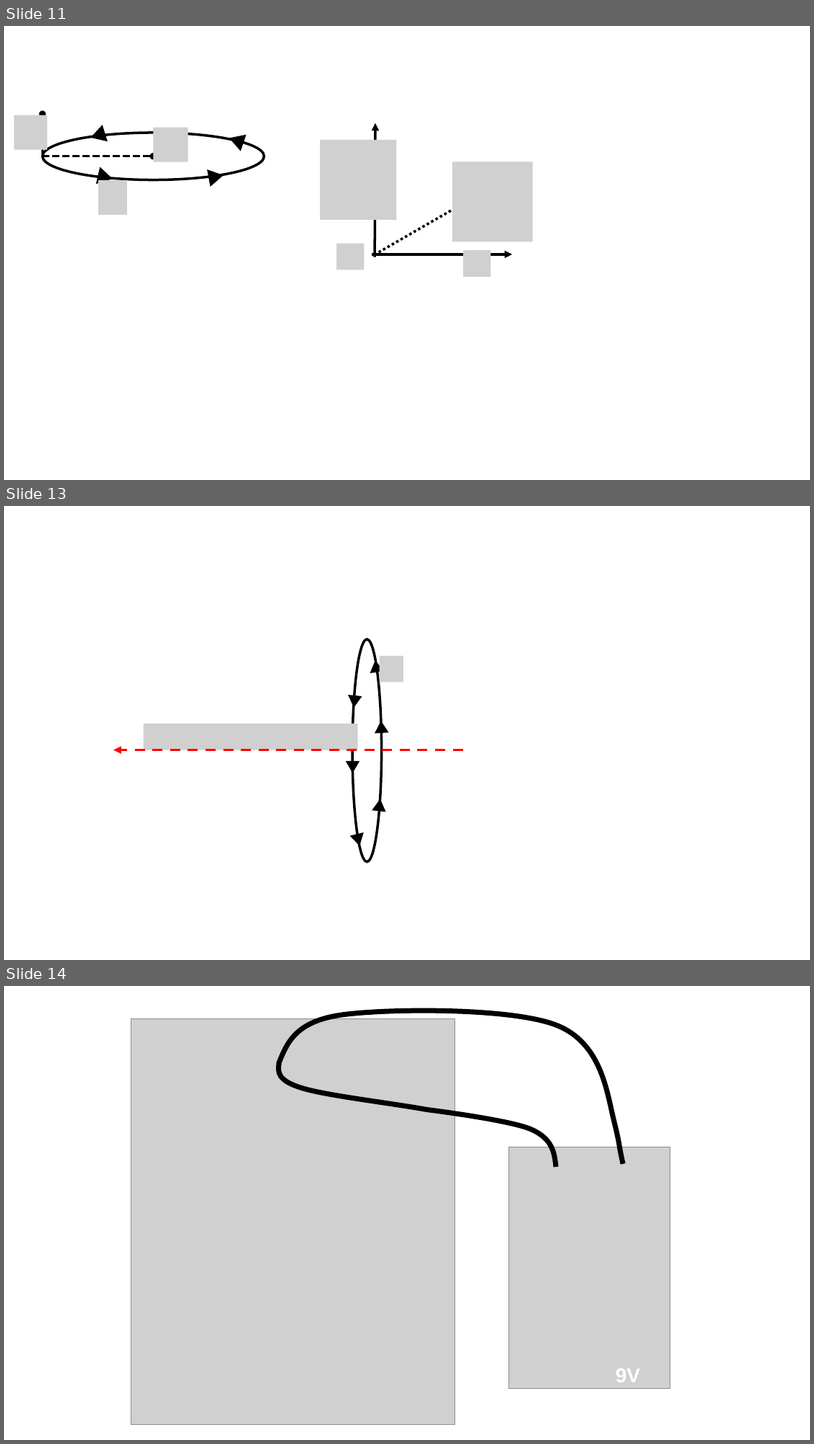
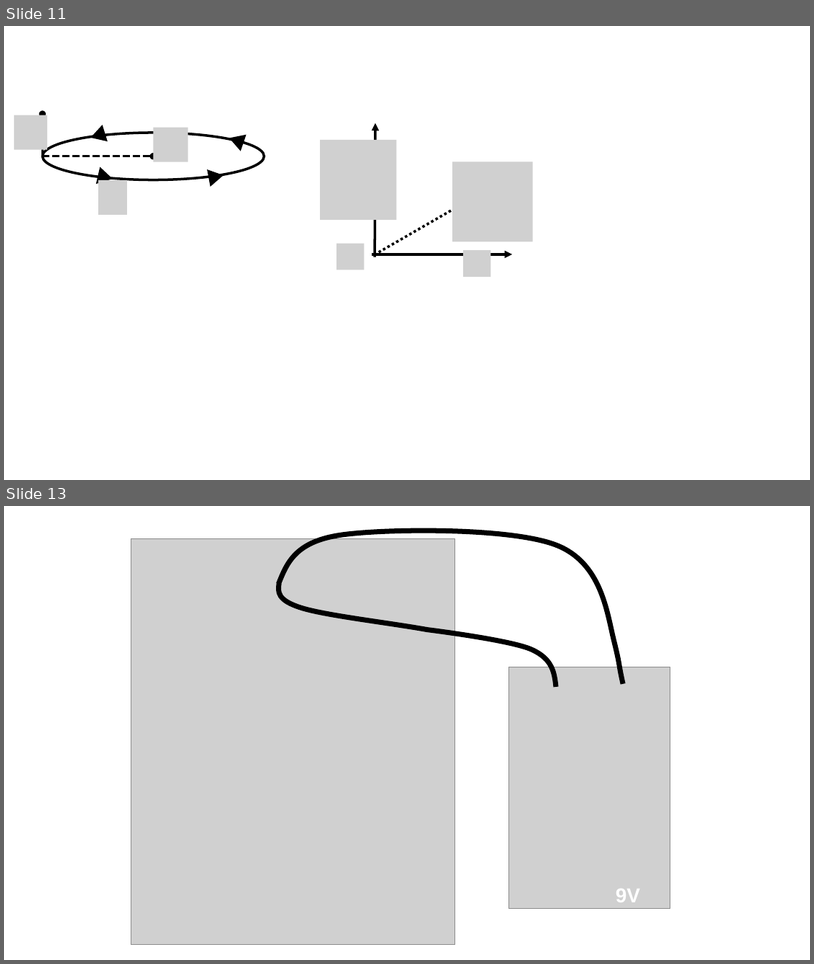
Before and after one commit to OSTP/PhysicsArtofModelling, a slide deck: tex/figures/MagneticSource/Figures.pptx. Shown one above the other, each under a label of ours: slides 11, 13 and 14 before the commit, slides 11 and 13 after it; the slides between them are not shown. The pictures are 814x1444 and 814x964 pixels, drawn with LibreOffice and Linux fonts; fonts in the diff are those of the drawing; grey boxes stand for pictures. Boxes give left, top, right and bottom in pixels: in the first picture for what was removed or moved away, otherwise in the second. Text is boxed around its words. In the diff, an @@ line names an element or a change of style, - is before the commit and + after.

```diff
--- a/tex/figures/MagneticSource/Figures.pptx
+++ b/tex/figures/MagneticSource/Figures.pptx
@@ slide 13 removed at [4, 506, 810, 960], background #FFFFFF @@
@@ ellipse removed at [352, 639, 381, 862] @@
@@ picture removed at [380, 656, 404, 682] @@
@@ triangle removed at [371, 662, 382, 672] @@
@@ triangle removed at [350, 696, 360, 705] @@
@@ picture removed at [144, 723, 358, 750] @@
@@ triangle removed at [376, 723, 386, 732] @@
@@ arrow removed from (463, 750) to (113, 750) @@
@@ triangle removed at [348, 762, 358, 770] @@
@@ triangle removed at [374, 800, 385, 810] @@
@@ triangle removed at [352, 834, 364, 844] @@
@@ what was slide 14 is now slide 13 @@
```
Also in this commit, not shown: 1 slide changed, 2 slides added, 1 other slide removed, 6 other files.
